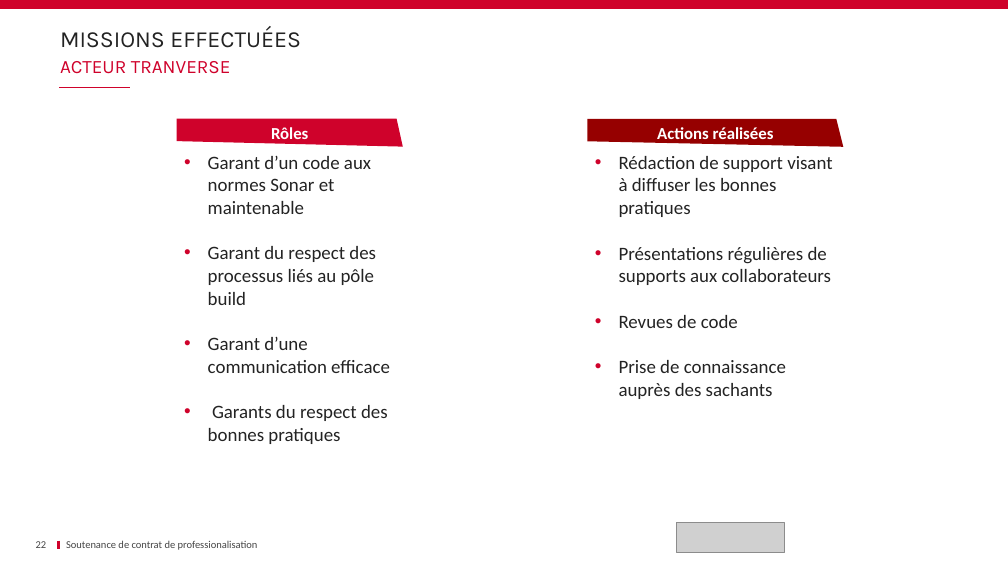
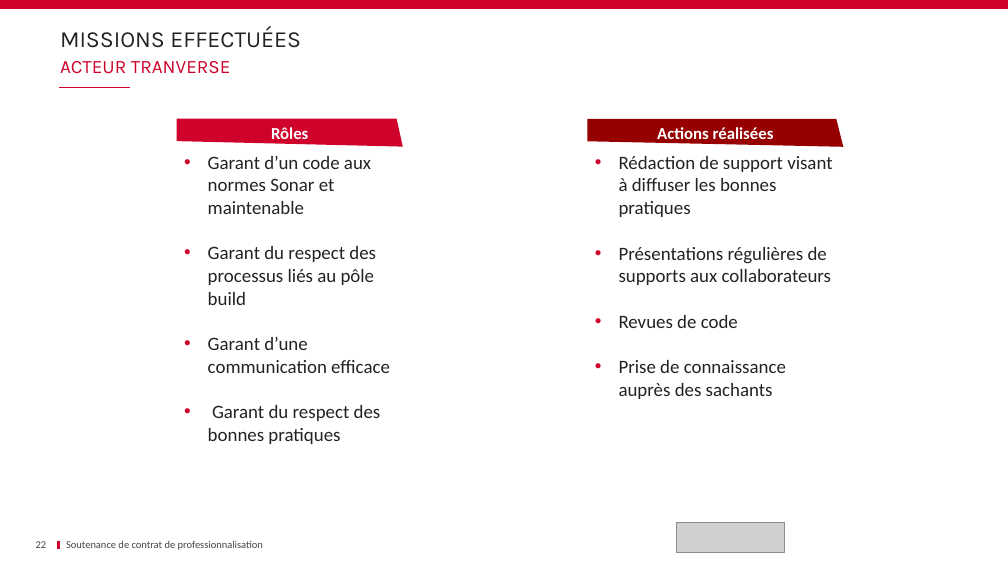
Before and after one commit to Dixit-Z/Memoire, a slide deck: slide 22 of Soutenance.pptx. Drawn at 1008x567 pixels with LibreOffice and Linux fonts; fonts in the diff are those of the drawing; grey boxes stand for pictures; background and template pictures are left out. Boxes give left, top, right and bottom in pixels: in the first picture for what was removed or moved away, otherwise in the second. Text is boxed around its words. In the diff, an @@ line names an element or a change of style, - is before the commit and + after.

```diff
--- a/Soutenance.pptx
+++ b/Soutenance.pptx
@@ text at bbox=[208, 405, 381, 444]: text changed @@
-• Garants du respect des bonnes pratiques
+• Garant du respect des bonnes pratiques
@@ text at bbox=[66, 540, 263, 550]: text changed @@
-Soutenance de contrat de professionalisation
+Soutenance de contrat de professionnalisation
```
Also in this commit, not shown: 39 other slides changed, 1 slide added.
